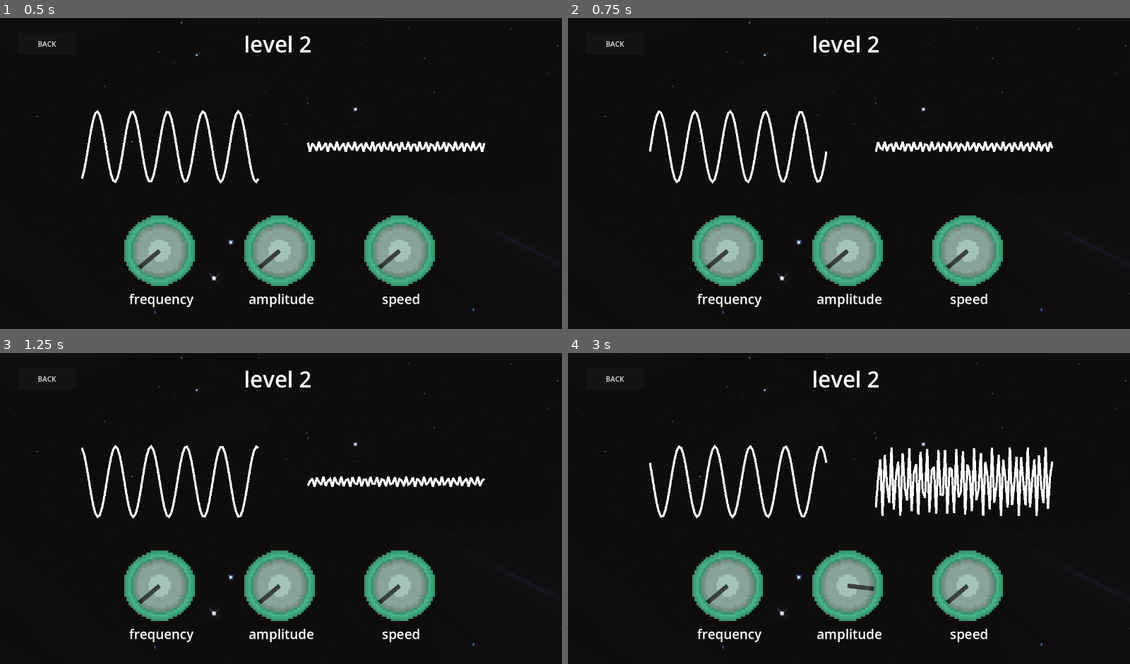
Above: before the commit, frames 1-4 (two rows, left to right).
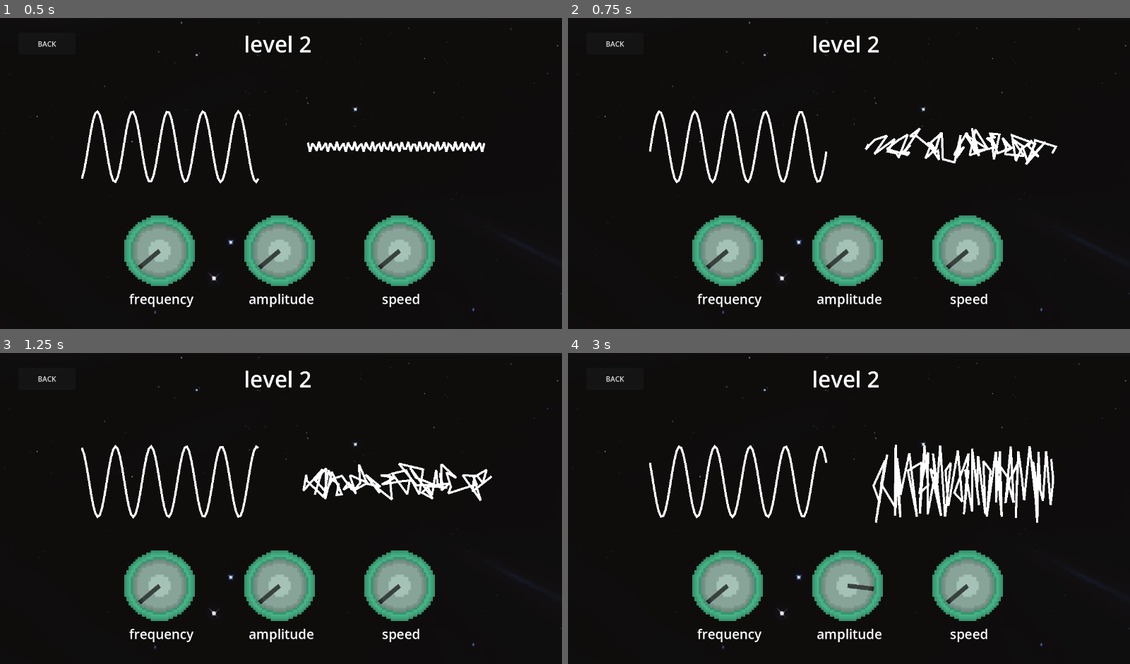
Above: after the commit, the same moments.

Repository: alexgaaranes/jame-gam-50
Game: Godot game, scene res://scenes/level/level2/level2.tscn
Two runs of this game, one before a commit and one after it. Both use one fixed random seed, a clock stepped at 60 frames per second and the inputs below. This scene is started directly instead of the project's main scene.
Inputs (mouse positions are in pixels of both pictures, inside the frame that each line leads up to):
- Up to frame 1 (0.5 s): no input
- Up to frame 2 (0.75 s): tap Enter (ui_accept) at 0.5 s; drag from (725, 251) to (967, 251) at 0.52 s
- Up to frame 3 (1.25 s): no input
- Up to frame 4 (3 s): drag from (967, 586) to (725, 586) at 1.27 s; move the mouse to (849, 586) at 2.02 s; hold A (left) 2.03-2.75 s; tap F (Interact) at 2.1 s; click (849, 586) at 2.17 s; drag from (820, 573) to (680, 464) at 2.77 s

Frame 1 is identical in both runs. In frame 2, 1.3% of the frame differs, in the area x 52-88%, y 35-48%; in frame 3, 1.4%; in frame 4, 3.3%, in the area x 54-87%, y 29-55%.

Commit message:
feat: add glitch effect in level 2

Diff:
--- a/scenes/level/level2/adjust_wave.gd
+++ b/scenes/level/level2/adjust_wave.gd
@@ -22,6 +22,7 @@
 
 var updated = false
 
+var total_difference_knob_values = 0
 
 signal win
 
@@ -42,7 +43,14 @@
 		var t = float(i) / (point_count - 1)  # from 0 to 1
 		var x = t * width
 		var y = sin(t * TAU * frequency + phase) * amplitude
-		points.append(Vector2(x, y + height / 2))  # center vertically
+		#points.append(Vector2(x, y + height / 2))  # center vertically
+
+		#  Add glitchy offset
+		var glitch_strength = total_difference_knob_values * 18
+		var jitter_x = randf_range(-glitch_strength, glitch_strength)
+		var jitter_y = randf_range(-glitch_strength, glitch_strength)
+
+		points.append(Vector2(x + jitter_x, y + jitter_y + height / 2))
 
 	self.points = points
 	if updated && !freq_dragging && !speed_dragging && !amp_dragging:
@@ -74,18 +82,21 @@
 	adjust_freq_knob_value = value
 	freq_dragging = true
 	updated = true
+	total_difference_knob_values = abs(adjust_freq_knob_value - correct_freq_knob_value) + abs(adjust_speed_knob_value - correct_speed_knob_value) + abs(adjust_amp_knob_value - correct_amp_knob_value)
 
 func _on_speed_knob_dial_rotated(degrees: float, value: float) -> void:
 	speed = abs(value - correct_speed_knob_value) * 70 + 4
 	adjust_speed_knob_value = value
 	speed_dragging = true
 	updated = true
+	total_difference_knob_values = abs(adjust_freq_knob_value - correct_freq_knob_value) + abs(adjust_speed_knob_value - correct_speed_knob_value) + abs(adjust_amp_knob_value - correct_amp_knob_value)
 
 func _on_amp_knob_dial_rotated(degrees: float, value: float) -> void:
 	amplitude = - abs(value - correct_amp_knob_value) * 150 + 80
 	adjust_amp_knob_value = value
 	amp_dragging = true
 	updated = true
+	total_difference_knob_values = abs(adjust_freq_knob_value - correct_freq_knob_value) + abs(adjust_speed_knob_value - correct_speed_knob_value) + abs(adjust_amp_knob_value - correct_amp_knob_value)
 
 func _check_win():
 	if abs(adjust_freq_knob_value - correct_freq_knob_value) <= margin_error && abs(adjust_amp_knob_value - correct_amp_knob_value) <= margin_error && abs(adjust_speed_knob_value - correct_speed_knob_value) <= margin_error:
